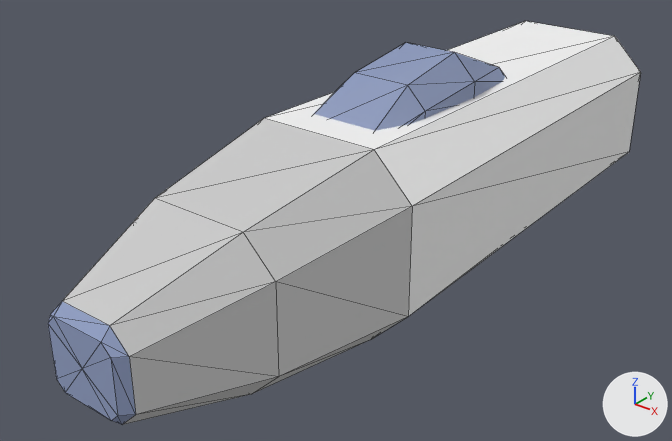
An edit to the OBJ model sdcard/apps/cosmozoom.app/models/hull_cube.obj, drawn before and after from the same camera.
Camera for both pictures: a 50 mm lens placed at (2.2, -3.33, 2.32), pointed at (-0.12, -0.43, 0.52). Arrows for +X, +Y and +Z are at lower right; the lights stay in place. The picture after the commit comes second. Mesh edges are drawn as thin lines. Where no turn or scale is listed for an object, it has been applied to the vertices.

In view in the first picture: 'hull_cube'.
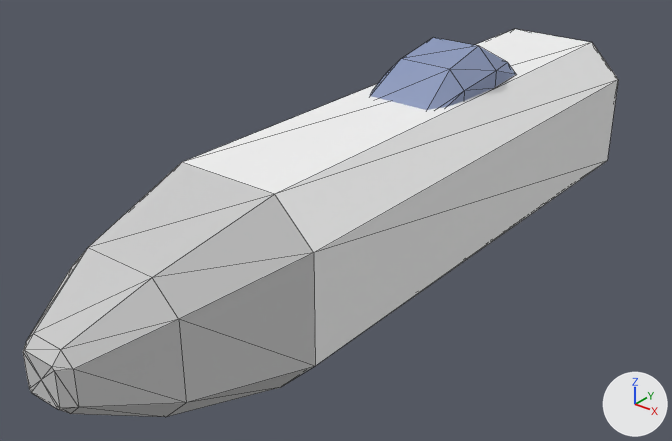
Location of each change, (x1, y1, x2, y2) in pixels of the pictures (672 x 441 px; the box of a moved part takes in the faces that stretch with it):
'hull_cube', reshaped: before (48, 21, 641, 425); after (23, 29, 618, 417)
part 1 of me_hull_cube, moved or reshaped: before (112, 414, 136, 424); after (59, 407, 78, 414)
part 2 of me_hull_cube, recoloured: before (48, 301, 136, 421); after (23, 334, 79, 410)

Diff of the bpy script that builds the scene:
```diff
--- a/sdcard/apps/cosmozoom.app/models/hull_cube.obj.py
+++ b/sdcard/apps/cosmozoom.app/models/hull_cube.obj.py
@@ me_hull_cube @@
 # used by ob_hull_cube; location = (0.0, 0.0, 0.0)
-me_hull_cube.from_pydata(...)  # 100 vertices, 192 faces; spans x -0.46..0.46, y -1.89..1.6, z 0.2..1.22
+me_hull_cube.from_pydata(...)  # 100 vertices, 192 faces; spans x -0.4..0.4, y -2.04..1.34, z 0.22..1.2
+# me_hull_cube part 1: 100 of 100 vertices moved; they spanned x -0.46..0.46, y -1.89..1.6, z 0.2..1.22 and now span x -0.4..0.4, y -2.04..1.34, z 0.22..1.2; mean shift (0.0, 0.0, 0.01)
+# me_hull_cube part 2: 20 faces spanning x -0.12..0.12, y -2.04..-2.0, z 0.5..0.74 switch from mat_slate (greyish blue #93a0c5) to mat_paint2 (light grey #cbcbcb)
 me_hull_cube.materials.append(mat_paint1)
```
